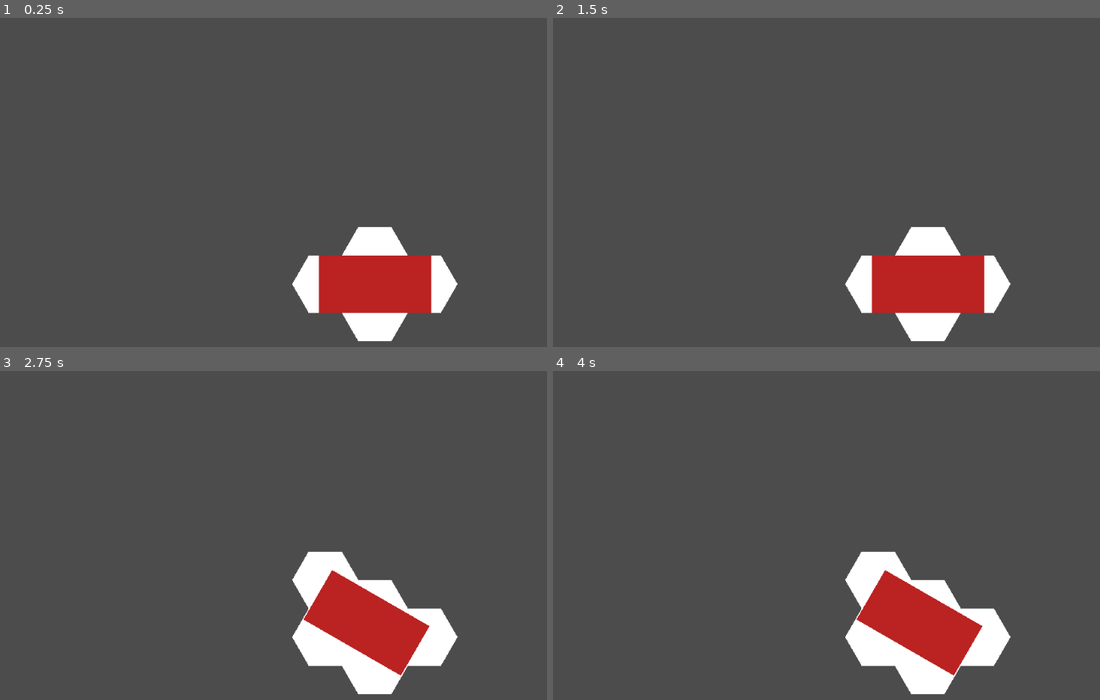
Above: before the commit, frames 1-4 (two rows, left to right).
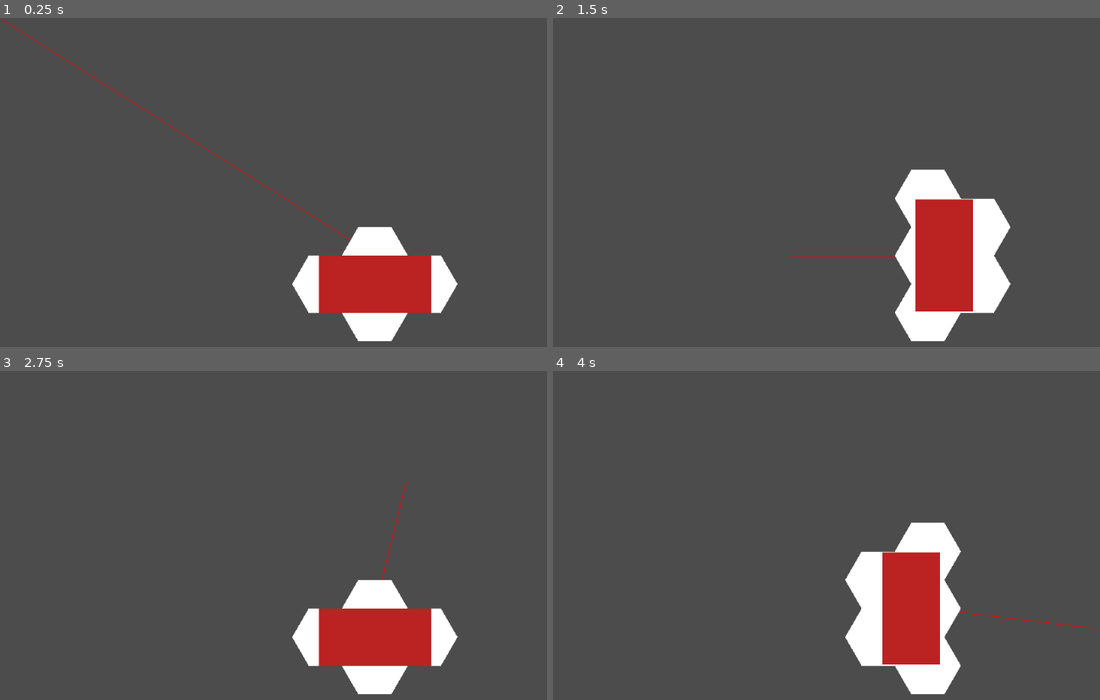
Above: after the commit, the same moments.

Repository: StStep/mutli-hex-battle-godot
Game: Godot game, scene res://demos/Troop.tscn
Two runs of this game, one before a commit and one after it. Both use one fixed random seed, a clock stepped at 60 frames per second and the inputs below. This scene is started directly instead of the project's main scene.
Inputs (mouse positions are in pixels of both pictures, inside the frame that each line leads up to):
- Up to frame 1 (0.25 s): no input
- Up to frame 2 (1.5 s): tap Enter at 0.5 s; move the mouse to (1039, 195) at 0.52 s; hold Right (ui_right) 0.53-1.25 s; click (1039, 195) at 0.67 s; tap Space at 1.25 s; drag from (755, 235) to (859, 294) at 1.27 s
- Up to frame 3 (2.75 s): tap Enter at 2 s; move the mouse to (404, 482) at 2.02 s; hold Right (ui_right) from 2.03 s (still down); click (404, 482) at 2.17 s
- Up to frame 4 (4 s): release Right (ui_right) at 2.75 s; tap Space at 2.75 s; drag from (859, 647) to (689, 509) at 2.77 s; tap Enter at 3.5 s; move the mouse to (1094, 627) at 3.52 s; hold Left (ui_left) from 3.53 s (still down); click (1094, 627) at 3.67 s

The runs differ from the first frame. In frame 1, 0.3% of the frame differs, in the area x 0-65%, y 0-68%; in frame 2, 6.2%, in the area x 43-84%, y 46-90%; in frame 3, 3.5%; in frame 4, 5.1%.

Commit message:
Added rotation to mouse in Troop.gd

Diff:
--- a/demos/Troop.gd
+++ b/demos/Troop.gd
@@ -3,7 +3,6 @@
 onready var footprint = get_node("Footprint")
 onready var unit = get_node("Unit")
 
-var center
 var footcordsA
 var footcordsB
 var unitcoords
@@ -20,7 +19,6 @@
 		ref = load("res://addons/romlok.GDHexGrid/HexGrid.gd").new()
 		ref.hex_scale = Vector2(100, 100)
 	var centercell = ref.get_hex_at(Vector2(0,0))
-	center = ref.get_hex_center(centercell)
 	var coord1 = get_outline(ref.hex_size)
 	var coord2 = get_outline(ref.hex_size, ref.get_hex_center(centercell.get_adjacent(centercell.DIR_S)))
 	var coord3 = get_outline(ref.hex_size, ref.get_hex_center(centercell.get_adjacent(centercell.DIR_SW)))
@@ -51,14 +49,52 @@
 
 var form_a = true
 func _unhandled_input(event):
-	if event is InputEventMouseButton and event.get_button_index() == 1:
-		if event.is_pressed():
-			if form_a:
-				set_form_b()
-				form_a = false
-			else:
-				set_form_a()
-				form_a = true
+	if event is InputEventMouseMotion:
+		set_front_to(Vector2(0, 1).angle_to((get_global_mouse_position() - global_position)))
+		update()
+
+func _draw():
+	draw_line(self.transform.affine_inverse() * get_global_mouse_position(), self.transform.affine_inverse() * position, Color(1,0,0), 1)
+
+func set_front_to(x):
+	var deg = ((x + PI) * 180 / PI)
+	print("Angle is " +  str(deg))
+	if deg < 15 or deg > 345:
+		rotation_degrees = 0
+		set_form_a()
+	elif 15 <= deg and deg < 45:
+		rotation_degrees = 0
+		set_form_b()
+	elif 45 <= deg and deg < 75:
+		rotation_degrees = 60
+		set_form_a()
+	elif 75 <= deg and deg < 105:
+		rotation_degrees = 60
+		set_form_b()
+	elif 105 <= deg and deg < 135:
+		rotation_degrees = 120
+		set_form_a()
+	elif 135 <= deg and deg < 165:
+		rotation_degrees = 120
+		set_form_b()
+	elif 165 <= deg and deg < 195:
+		rotation_degrees = 180
+		set_form_a()
+	elif 195 <= deg and deg < 225:
+		rotation_degrees = 180
+		set_form_b()
+	elif 225 <= deg and deg < 255:
+		rotation_degrees = 240
+		set_form_a()
+	elif 255 <= deg and deg < 285:
+		rotation_degrees = 240
+		set_form_b()
+	elif 285 <= deg and deg < 315:
+		rotation_degrees = 300
+		set_form_a()
+	elif 315 <= deg and deg < 345:
+		rotation_degrees = 300
+		set_form_b()
 
 func set_form_a():
 	footprint.polygon = PoolVector2Array(footcordsA)
